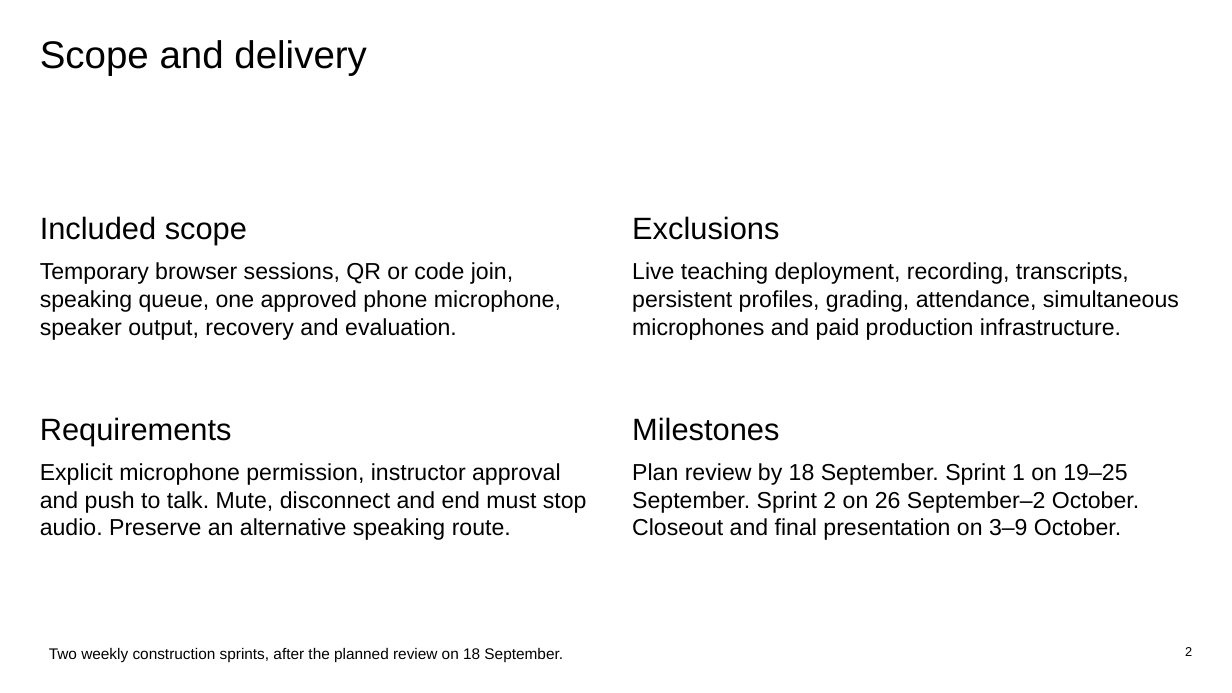
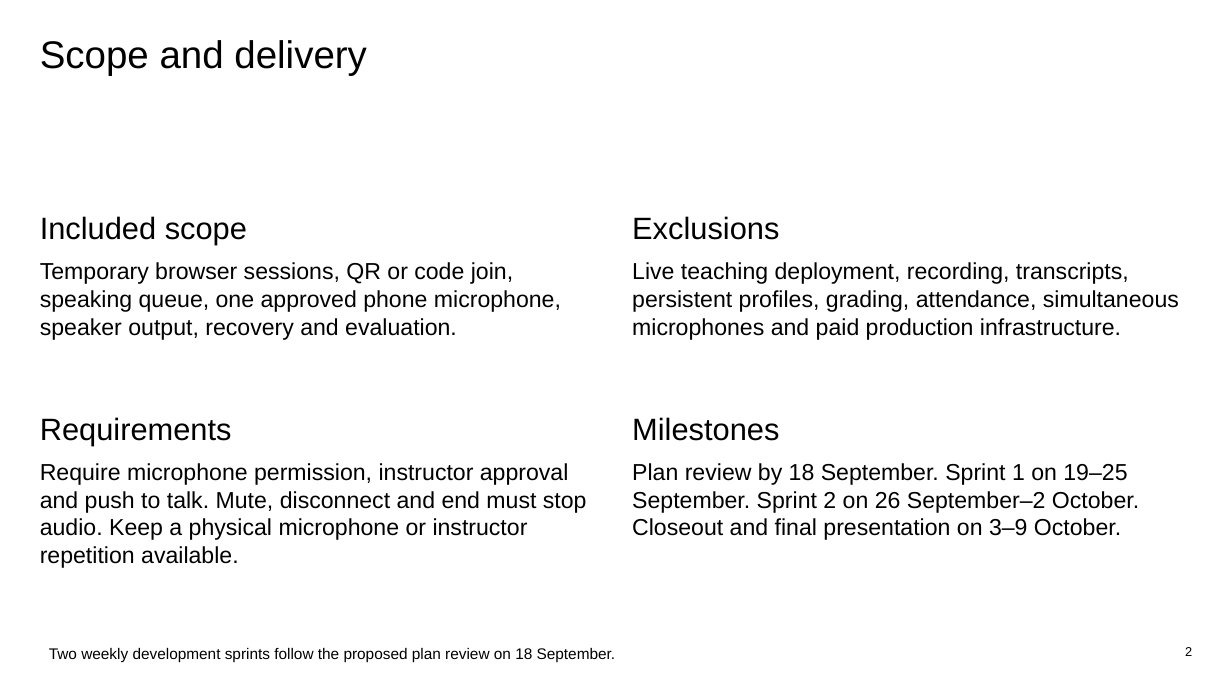
Before and after one commit to GravityCodez/project-managment, a slide deck: slide 2 of submissions/initial-phases/C_Charter/ClassMic_C1_Three_Slides.pptx. Drawn at 1232x693 pixels with LibreOffice and Linux fonts; fonts in the diff are those of the drawing. Boxes give left, top, right and bottom in pixels: in the first picture for what was removed or moved away, otherwise in the second. Text is boxed around its words. In the diff, an @@ line names an element or a change of style, - is before the commit and + after.

```diff
--- a/submissions/initial-phases/C_Charter/ClassMic_C1_Three_Slides.pptx
+++ b/submissions/initial-phases/C_Charter/ClassMic_C1_Three_Slides.pptx
@@ text at [40, 463, 587, 568]: text changed @@
-Explicit microphone permission, instructor approval and push to talk. Mute, disconnect and end must stop audio. Preserve an alternative speaking route.
+Require microphone permission, instructor approval and push to talk. Mute, disconnect and end must stop audio. Keep a physical microphone or instructor repetition available.
@@ text at [49, 648, 616, 663]: text changed @@
-Two weekly construction sprints, after the planned review on 18 September.
+Two weekly development sprints follow the proposed plan review on 18 September.
```
Also in this commit, not shown: 2 other slides changed, 32 other files.
